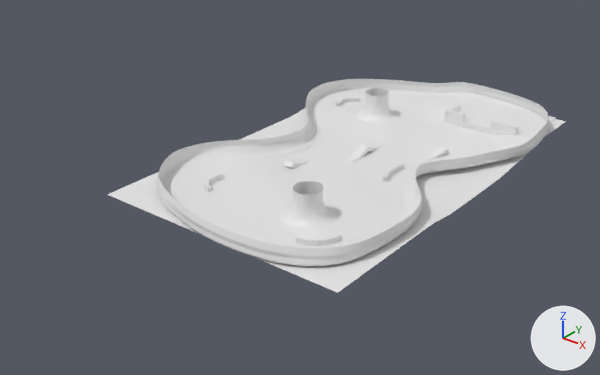
The glTF model public/models/ds01.gltf: old version first, new version second.
The view is the same before and after, from a 50 mm lens placed at (819.0, -1215.0, 646.0), pointed at (-49.0, -130.0, -27.0). Every picture has the same lights, and +X, +Y and +Z are marked at lower right. Where no turn or scale is listed for an object, it has been applied to the vertices. Vertices at the same position are counted once.

The first picture shows 'ground', 'pipe', 'pipe (1)', 'platform', 'side'.
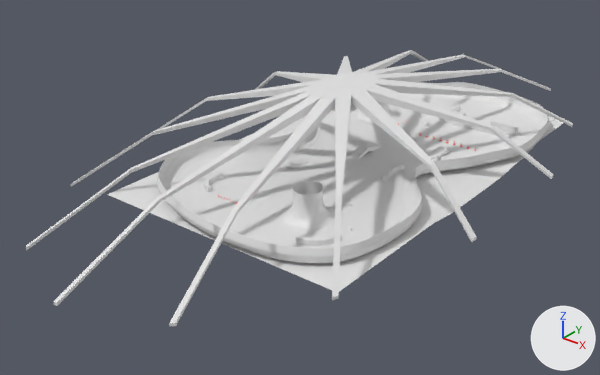
Location of each change, [x1, y1, x2, y2] in pixels of the pictures (600 x 375 px; the box of a moved part takes in the faces that stretch with it):
'overhead', added
    after: [26, 50, 573, 326]
'side', reshaped
    before: [157, 79, 549, 266]
    after: [157, 82, 549, 263]
part 1 of me_side, moved or reshaped
    before: [157, 85, 549, 266]
    after: [159, 93, 548, 263]
'pipe', unchanged, covered by the edit
    before: [352, 88, 400, 125]
    after: [352, 101, 400, 124]

The change, as a diff of the scene's bpy script:
```diff
--- a/public/models/ds01.gltf.py
+++ b/public/models/ds01.gltf.py
@@ me_side @@
 # used by ob_side; location = (-14.0, -3.0, 18.0)
-me_side.from_pydata(...)  # 1742 vertices, 3216 faces; spans x -261.0..262.0, y -413.0..412.0, z -24.0..30.0
+me_side.from_pydata(...)  # 1794 vertices, 3312 faces; spans x -261.0..262.0, y -411.0..411.0, z -25.0..30.0
+# me_side part 1: 611 vertices moved from x -258.0..261.0, y -413.0..412.0, z -24.0..9.0 to x -258.0..260.0, y -409.0..408.0, z -25.0..9.0; 8 vertices removed from x -142.0..-122.0, y -54.0..-35.0, z -23.0..-5.0; 60 vertices added at x -145.0..-112.0, y -63.0..-12.0, z -25.0..7.0
 me_side.materials.append(mat_material__195)
@@ me_overhead @@
+me_overhead.from_pydata(...)  # 252 vertices, 500 faces; spans x -353.0..353.0, y -648.0..648.0, z -136.0..0.0
+me_overhead.materials.append(mat_material__195)  # its picture is missing
@@ ob_overhead @@
+ob_overhead = bpy.data.objects.new('overhead', me_overhead)
+ob_overhead.location = (-16.0, -44.0, 157.0)
```
